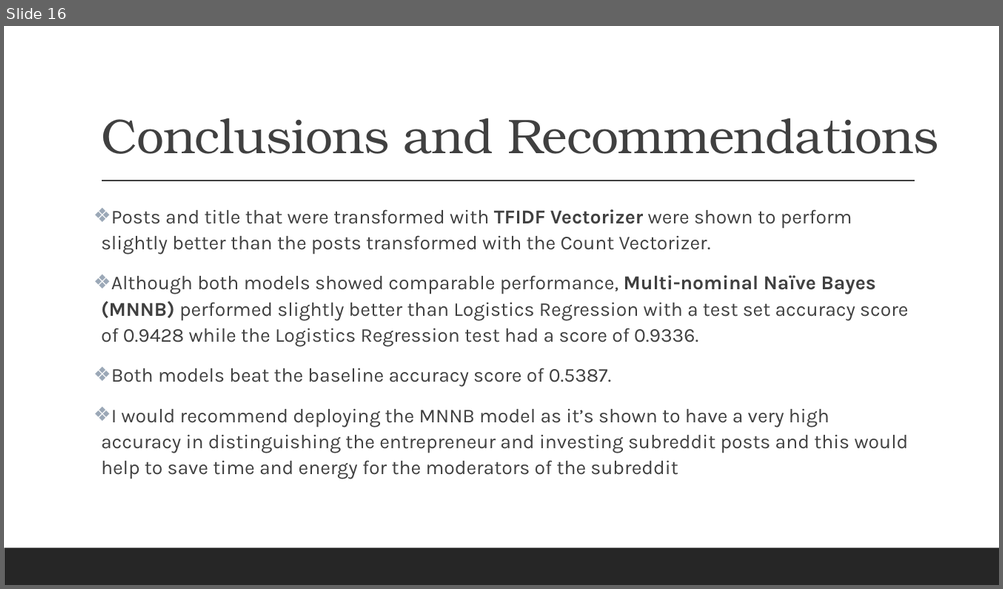
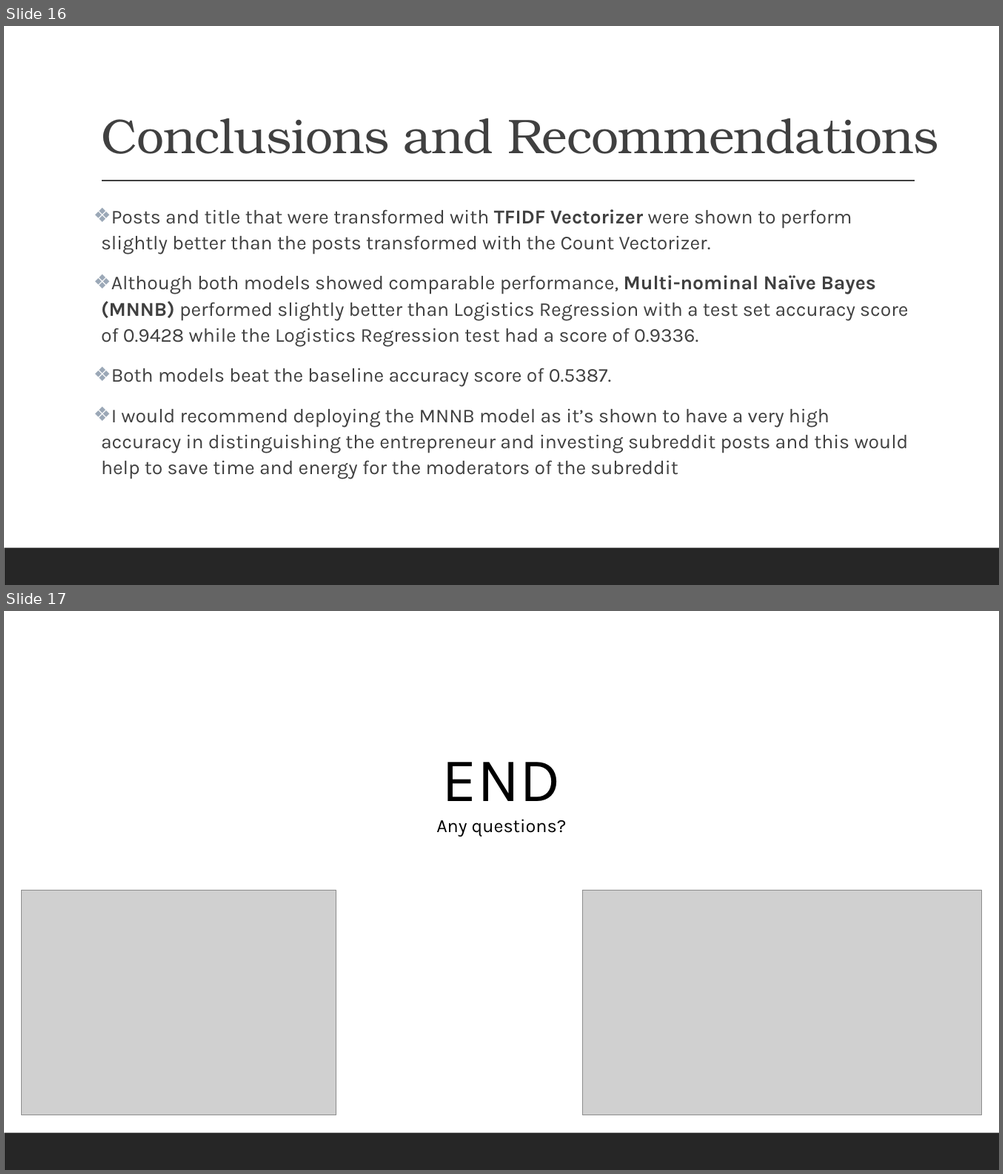
Before and after one commit to kumereshN/dsiprojects, a slide deck: project_3/Project_3_Kumeresh_Investing_vs_Entrepreneur.pptx. Shown one above the other, each under a label of ours: slide 16 before the commit, slides 16 and 17 after it. The pictures are 1003x589 and 1003x1174 pixels, drawn with LibreOffice and Linux fonts; fonts in the diff are those of the drawing; grey boxes stand for pictures. Boxes give left, top, right and bottom in pixels: in the first picture for what was removed or moved away, otherwise in the second. Text is boxed around its words. In the diff, an @@ line names an element or a change of style, - is before the commit and + after.

```diff
--- a/project_3/Project_3_Kumeresh_Investing_vs_Entrepreneur.pptx
+++ b/project_3/Project_3_Kumeresh_Investing_vs_Entrepreneur.pptx
@@ slide 17 added at <box>4,611,999,1170</box>, background #FFFFFF; not listed: 1 template element that a slide beside it also shows @@
@@ text added at <box>436,762,566,837</box>, 18 pt, text #000000 @@
+END
+Any questions?
@@ picture added at <box>21,891,336,1116</box> @@
@@ picture added at <box>582,891,982,1116</box> @@
```
Also in this commit, not shown: 2 slides changed.
